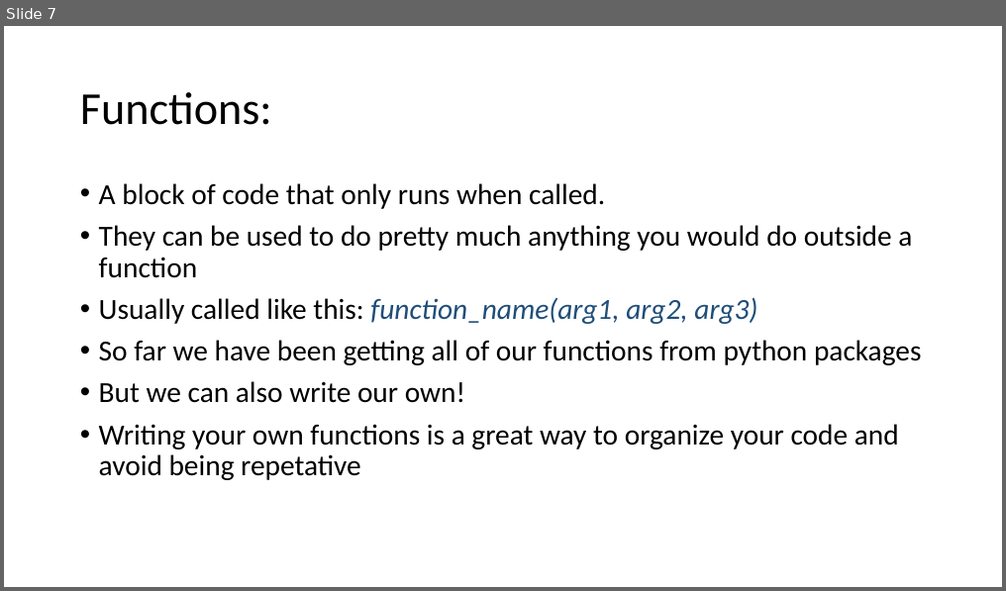
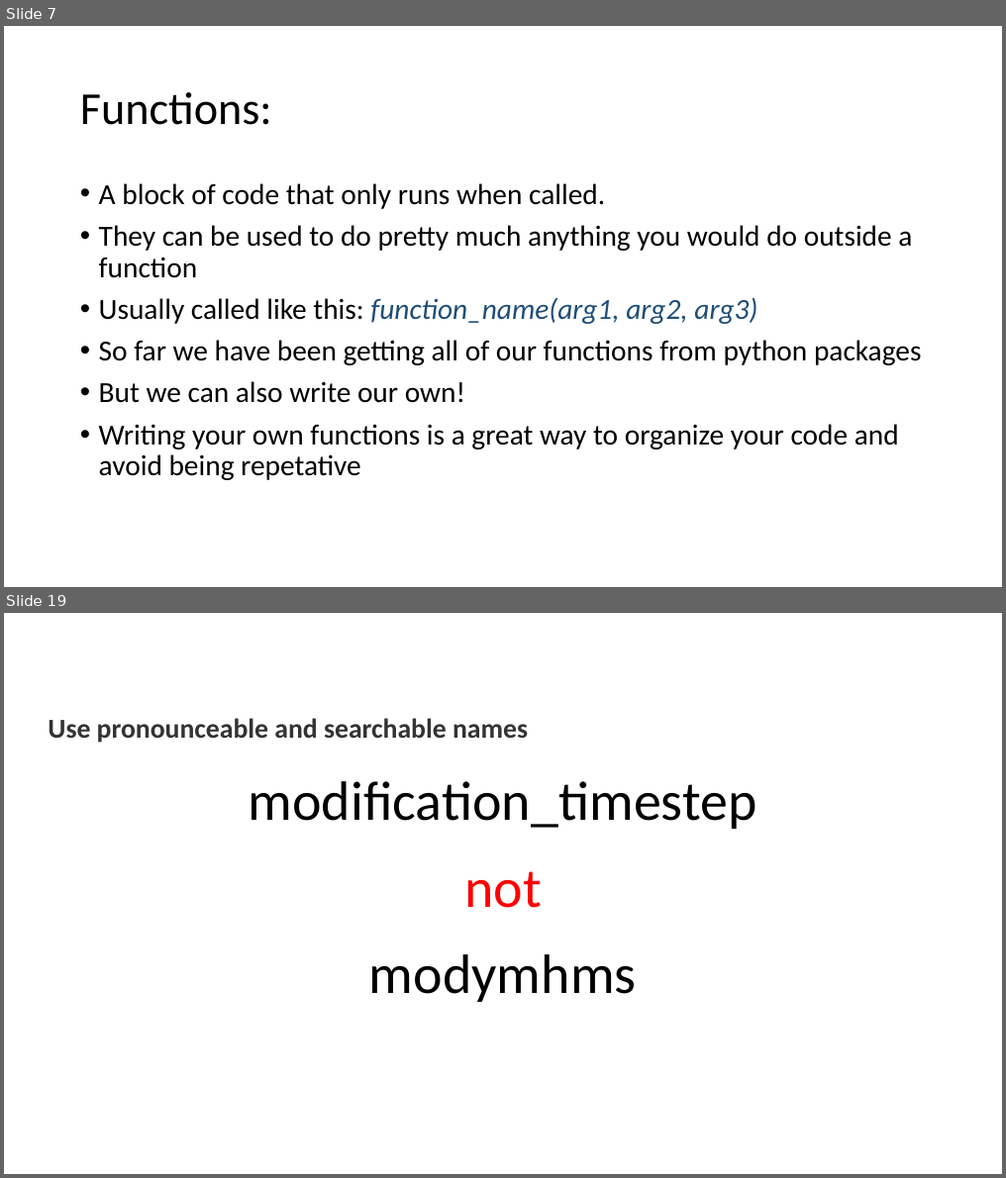
Before and after one commit to HAS-Tools-2023/Course-Materials23, a slide deck: Class_Notes/Week9_FunctionsFormatting.pptx. Shown one above the other, each under a label of ours: slide 7 before the commit, slides 7 and 19 after it; the slides between them are not shown. The pictures are 1006x591 and 1006x1178 pixels, drawn with LibreOffice and Linux fonts; fonts in the diff are those of the drawing. Boxes give left, top, right and bottom in pixels: in the first picture for what was removed or moved away, otherwise in the second. Text is boxed around its words. In the diff, an @@ line names an element or a change of style, - is before the commit and + after.

```diff
--- a/Class_Notes/Week9_FunctionsFormatting.pptx
+++ b/Class_Notes/Week9_FunctionsFormatting.pptx
@@ slide 19 added at <box>4,613,1002,1174</box>, background #FFFFFF @@
@@ title added at <box>48,718,528,743</box>, 26.4 pt, text #333333, bold @@
+Use pronounceable and searchable names
@@ text added at <box>249,781,757,1002</box>, 53.3 pt, text #000000 @@
+modification_timestep
+not
+modymhms
```
Also in this commit, not shown: 4 slides changed, 11 other slides added, 4 other files.
